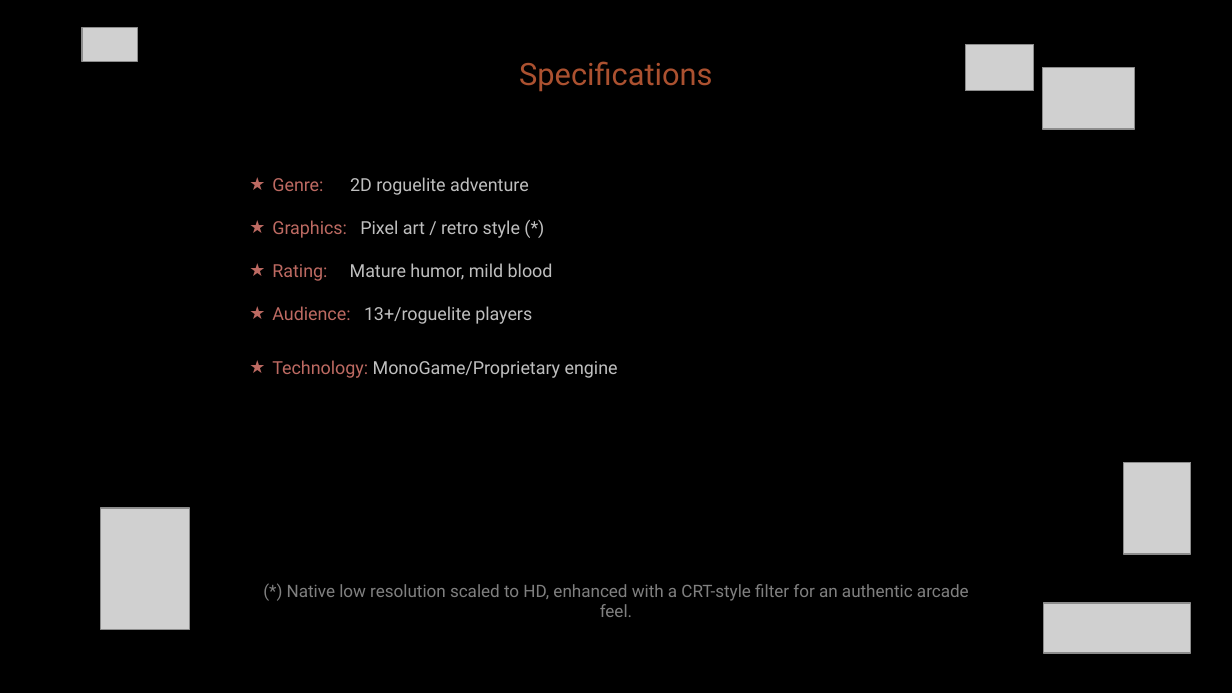
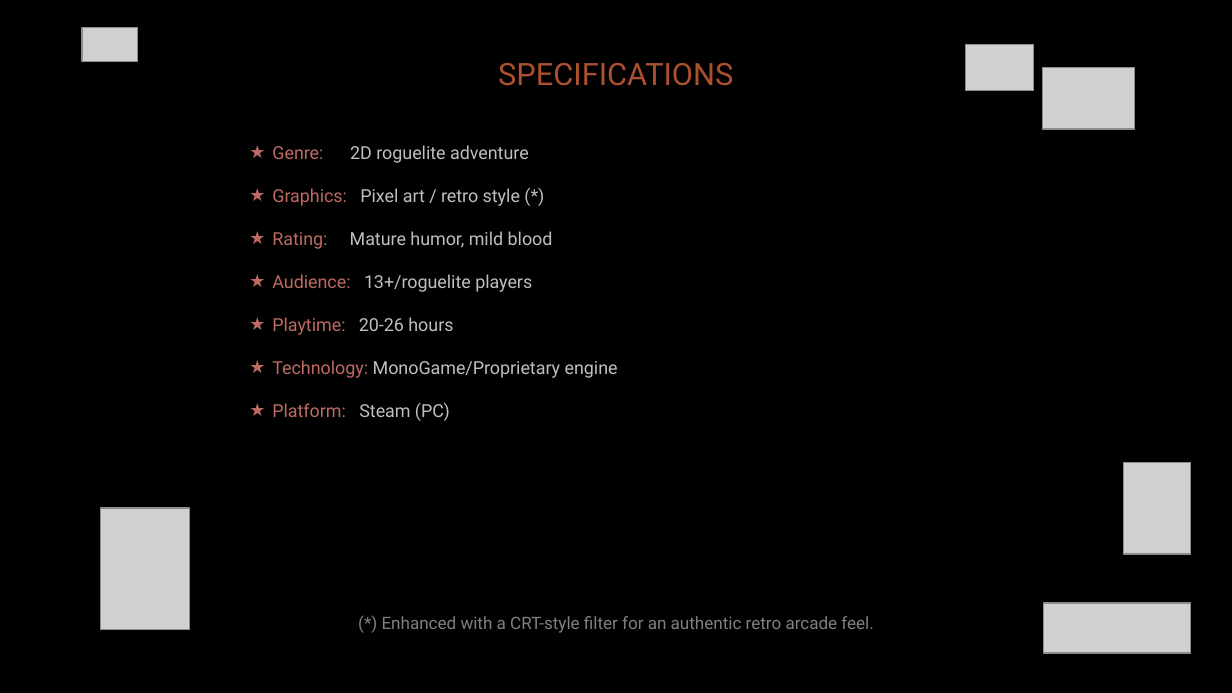
Before and after one commit to diegohcanepa/Remizione, a slide deck: slide 4 of Pitch Deck.pptx. Drawn at 1232x693 pixels with LibreOffice and Linux fonts; fonts in the diff are those of the drawing; grey boxes stand for pictures; background and template pictures are left out. Boxes give left, top, right and bottom in pixels: in the first picture for what was removed or moved away, otherwise in the second. Text is boxed around its words. In the diff, an @@ line names an element or a change of style, - is before the commit and + after.

```diff
--- a/Pitch Deck.pptx
+++ b/Pitch Deck.pptx
@@ text at (498, 63, 733, 86): text changed @@
-Specifications
+SPECIFICATIONS
@@ text "Genre: 2D roguelite adventure": place and size @@
-text "Genre: 2D roguelite adventure" at (272, 177, 618, 378)
+text "Genre: 2D roguelite adventure" at (272, 145, 618, 421)
@@ text at (272, 317, 453, 335): paragraph added @@
+★ Playtime: 20-26 hours
@@ text at (272, 403, 450, 421): paragraph added @@
+★ Platform: Steam (PC)
@@ text at (382, 616, 873, 633): text changed @@
-(*) Native low resolution scaled to HD, enhanced with a CRT-style filter for an authentic arcade feel.
+(*) Enhanced with a CRT-style filter for an authentic retro arcade feel.
```
Also in this commit, not shown: 13 other slides changed, 1 slide added, 2 slides removed, 5 other files.
